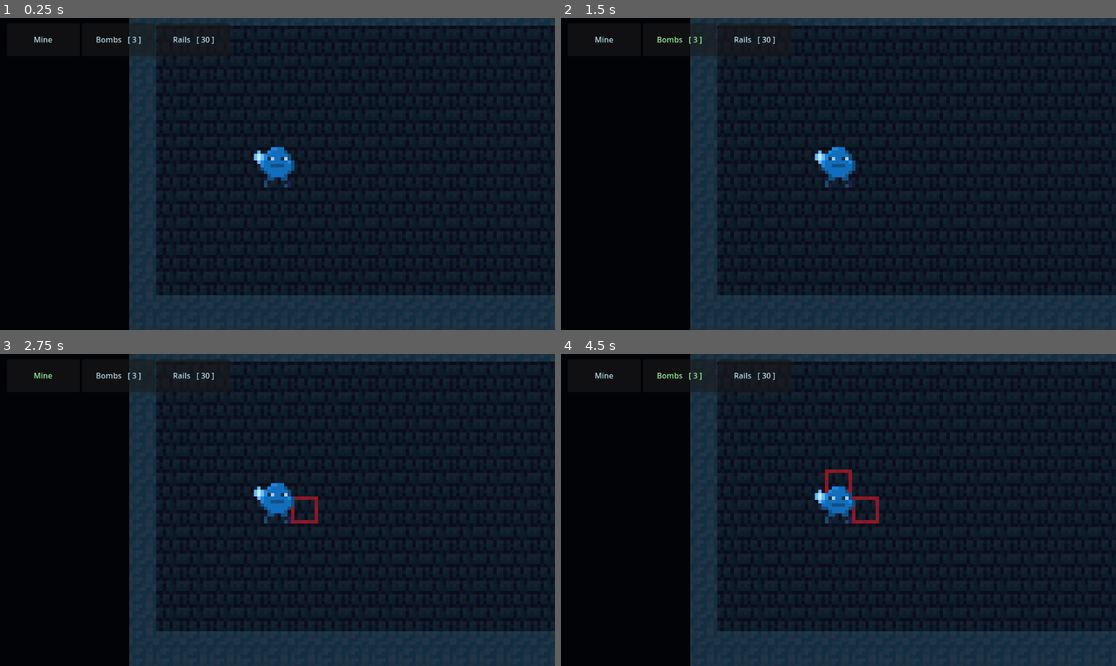
Above: before the commit, frames 1-4 (two rows, left to right).
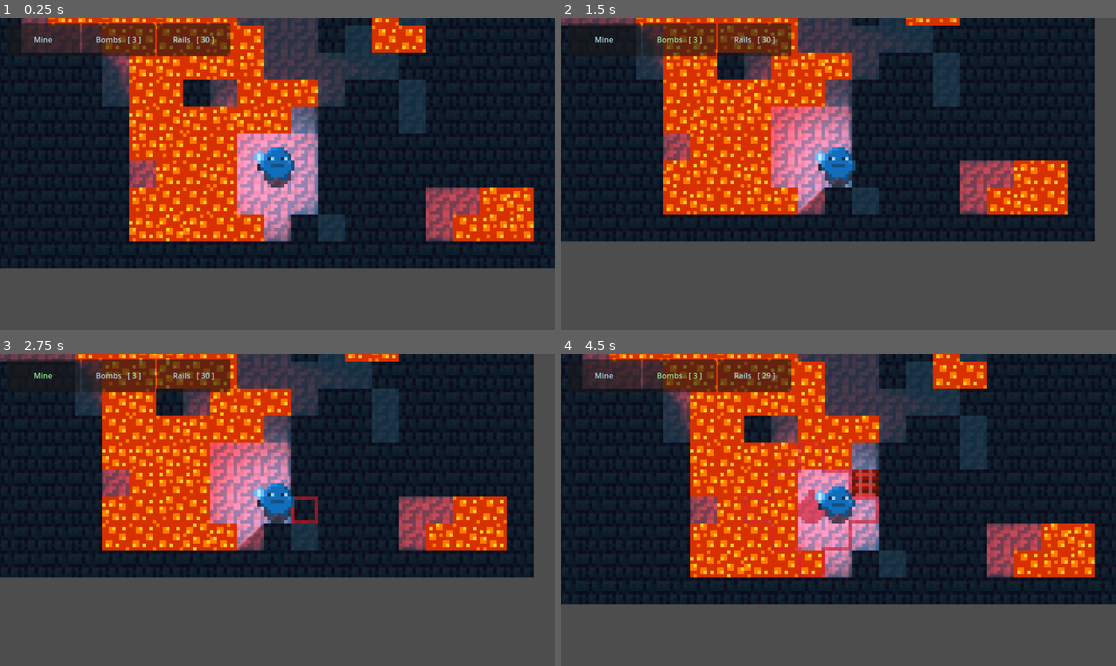
Above: after the commit, the same moments.

Repository: CertifiedIdiots/7DRL
Game: Godot game, scene res://Main.tscn
Two runs of this game, one before a commit and one after it. Both use one fixed random seed, a clock stepped at 60 frames per second and the inputs below.
Inputs:
- Up to frame 1 (0.25 s): no input
- Up to frame 2 (1.5 s): hold D (right) 0.53-1.28 s; hold Space (action) 0.53-1.28 s; hold S (down) from 1.28 s (still down); tap 2 (bomb) at 1.35 s
- Up to frame 3 (2.75 s): tap Enter at 2 s; release S (down) at 2.03 s; hold D (right) from 2.03 s (still down); hold 1 (mine) from 2.03 s (still down)
- Up to frame 4 (4.5 s): release D (right) at 2.78 s; release 1 (mine) at 2.78 s; hold W (up) 2.78-3.53 s; tap 3 (rail) at 2.85 s; tap Space (action) at 3.5 s; hold Space (action) 3.53-4.28 s; hold A (left) from 3.53 s (still down); tap 2 (bomb) at 4.35 s

The runs differ from the first frame. In frame 1, 67% of the frame differs, in the area x 0-100%, y 0-100%; in frame 2, 69%; in frame 3, 69%; in frame 4, 67%.

Commit message:
tile_map generation enhanced

Diff:
--- a/Game/tile_map.gd
+++ b/Game/tile_map.gd
@@ -8,27 +8,59 @@
 
 var rng = RandomNumberGenerator.new()
 
+var map = []
+
+const PLAYER_SPAWN = Vector2i(10, 17)
+const SPAWN_BOX_LENGTH = 1
 
 const WALL_TILE = Vector2i(2, 5)
+const FLOOR_TILE = Vector2i(1, 4)
 
-const MAP_START = Vector2i(4, 4)
-const MAP_END = Vector2i(21, 13)
+const MAP_START = Vector2i(0, 0)
+const MAP_END = Vector2i(20, 20)
+const FLOOR_LAYER = 0
 const WALL_LAYER = 1
 const TILESET_ID = 0
 
+
 func _ready():
+	game.get_node("character").set_position(Vector2i(PLAYER_SPAWN[0]*8, PLAYER_SPAWN[1]*8))
+
+	clear_layer(FLOOR_LAYER)
 	clear_layer(WALL_LAYER)
+
+	for x in range(MAP_END[0]):
+		map.append([])
+		map[x].resize(MAP_END[1])
+
+
+	for x in range(MAP_START[0], MAP_END[0]+1):
+		for y in range(MAP_START[1], MAP_END[1]+1):
+
+			if x == MAP_START[0] or x == MAP_END[0] or y == MAP_START[1] or y == MAP_END[1]:
+				set_cell(WALL_LAYER, Vector2i(x, y), TILESET_ID, WALL_TILE)
+			else:
+				set_cell(FLOOR_LAYER, Vector2i(x, y), TILESET_ID, FLOOR_TILE)
+
 	var noise = FastNoiseLite.new()
 	noise.seed = rng.randf_range(0,999999)
-	for x in range(MAP_START[0], MAP_END[0]+1):
-		for y in range(MAP_START[1], MAP_END[1]+1):
-			var k = noise.get_noise_2d(x, y)
+	for x in range(MAP_START[0]+1, MAP_END[0]):
+		for y in range(MAP_START[1]+1, MAP_END[1]):
+			var zoom = 10
+			var k = noise.get_noise_2d(x*zoom, y*zoom)
 			if k < 0:
 				var wall = wall_object.instantiate()
-				wall.set_position(Vector2i(x*8-4, y*8-4))
-				game.add_child.call_deferred(wall)
-			if k > 0:
+				wall.set_position(Vector2i(x*8+4, y*8+4))
+				game.get_node("Walls").add_child.call_deferred(wall)
+				map[x][y] = wall
+			if k > 0.15:
 				var lava = lava_object.instantiate()
-				lava.set_position(Vector2i(x*8-4, y*8-4))
-				game.add_child.call_deferred(lava)
-				#set_cell(WALL_LAYER, Vector2i(x, y), TILESET_ID, WALL_TILE)
+				lava.set_position(Vector2i(x*8+4, y*8+4))
+
+				game.get_node("Lava").add_child.call_deferred(lava)
+				map[x][y] = lava
+
+	for x in range(PLAYER_SPAWN[0]-SPAWN_BOX_LENGTH, PLAYER_SPAWN[0]+SPAWN_BOX_LENGTH+1):
+		for y in range(PLAYER_SPAWN[1]-SPAWN_BOX_LENGTH, PLAYER_SPAWN[1]+SPAWN_BOX_LENGTH+1):
+			if map[x][y]:
+				map[x][y].queue_free()
--- a/Main.tscn
+++ b/Main.tscn
@@ -18,6 +18,6 @@
 [node name="Lava" type="Node2D" parent="."]
 
 [node name="character" parent="." instance=ExtResource("2_126wc")]
-position = Vector2(56, 60)
+position = Vector2(64, 64)
 
 [node name="interface" parent="." instance=ExtResource("5_eud7t")]
